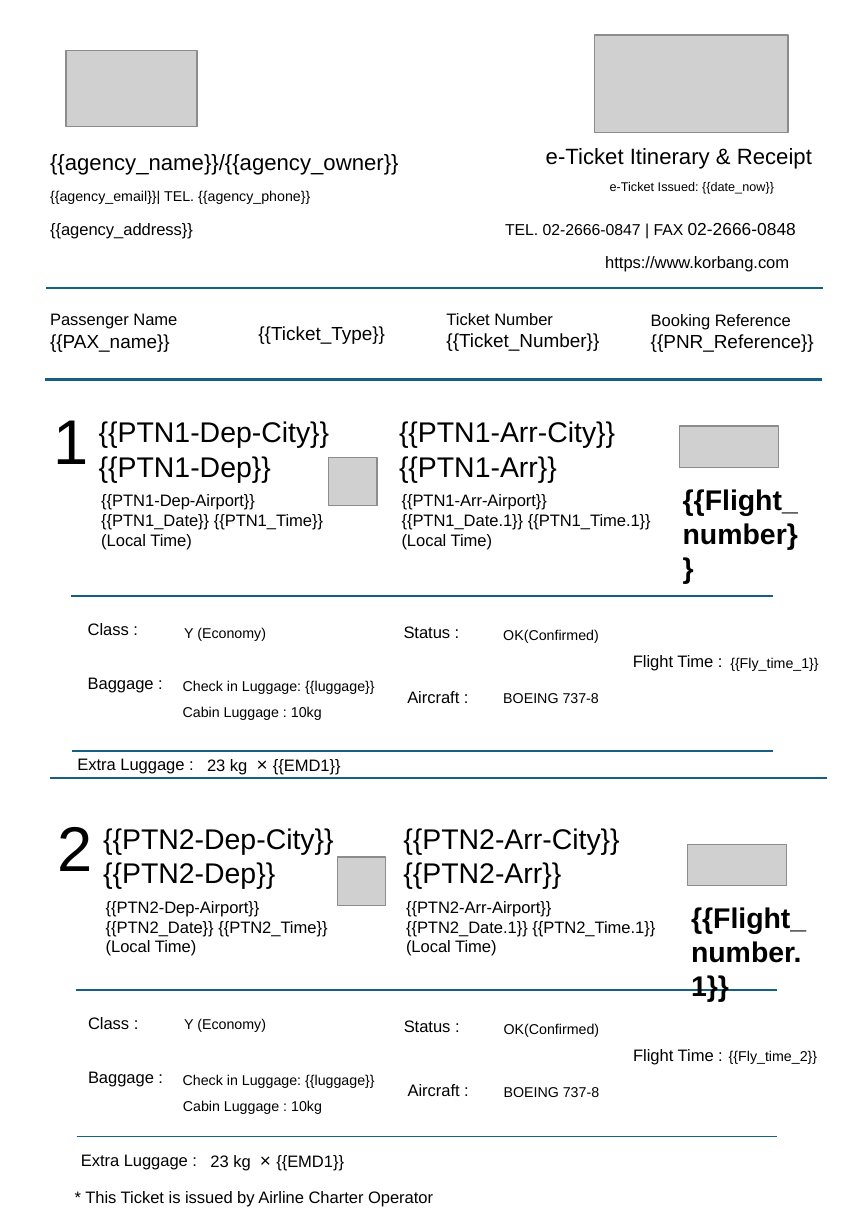
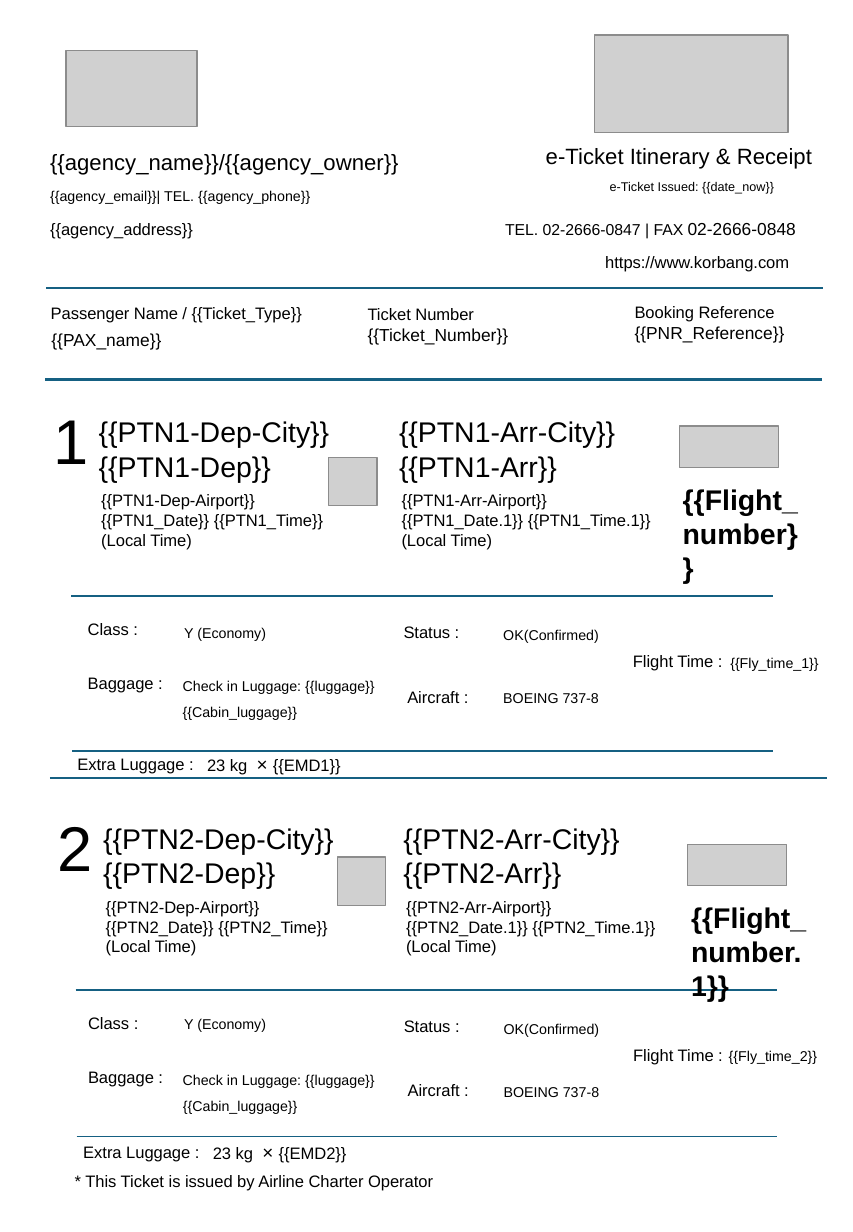
Before and after one commit to shehab-01/airline-ticket-printing-system, a slide deck: slide 1 of backend/templates/ticket_template_roundtrip.pptx. Drawn at 853x1232 pixels with LibreOffice and Linux fonts; fonts in the diff are those of the drawing; grey boxes stand for pictures. Boxes give left, top, right and bottom in pixels: in the first picture for what was removed or moved away, otherwise in the second. Text is boxed around its words. In the diff, an @@ line names an element or a change of style, - is before the commit and + after.

```diff
--- a/backend/templates/ticket_template_roundtrip.pptx
+++ b/backend/templates/ticket_template_roundtrip.pptx
@@ text "Ticket Number": place and size @@
-text "Ticket Number" at box(446, 313, 599, 351)
+text "Ticket Number" at box(368, 308, 509, 344)
@@ text "Booking Reference": place and size @@
-text "Booking Reference" at box(651, 314, 814, 352)
+text "Booking Reference" at box(635, 306, 785, 343)
@@ text at box(51, 307, 302, 322): text changed @@
-Passenger Name
-{{PAX_name}}
+Passenger Name / {{Ticket_Type}}
@@ text removed at box(258, 326, 385, 344) @@
-{{Ticket_Type}}
@@ text at box(368, 328, 509, 344): size 12 to 11 pt in "{{Ticket_Number}}" @@
@@ text at box(635, 326, 785, 343): size 12 to 11 pt in "{{PNR_Reference}}" @@
@@ text added at box(51, 333, 161, 350), 11 pt, text #000000 @@
+{{PAX_name}}
@@ text at box(183, 706, 298, 720): text changed @@
-Cabin Luggage : 10kg
+{{Cabin_luggage}}
@@ text at box(183, 1100, 298, 1114): text changed @@
-Cabin Luggage : 10kg
+{{Cabin_luggage}}
@@ text "Extra Luggage :": place and size @@
-text "Extra Luggage :" at box(81, 1154, 188, 1170)
+text "Extra Luggage :" at box(83, 1146, 190, 1162)
@@ text "* This Ticket is issued ...": place and size @@
-text "* This Ticket is issued ..." at box(85, 1191, 433, 1207)
+text "* This Ticket is issued ..." at box(85, 1175, 433, 1191)
@@ text at box(213, 1147, 347, 1163): text changed @@
-23 kg × {{EMD1}}
+23 kg × {{EMD2}}
```
Also in this commit, not shown: 3 other files.
